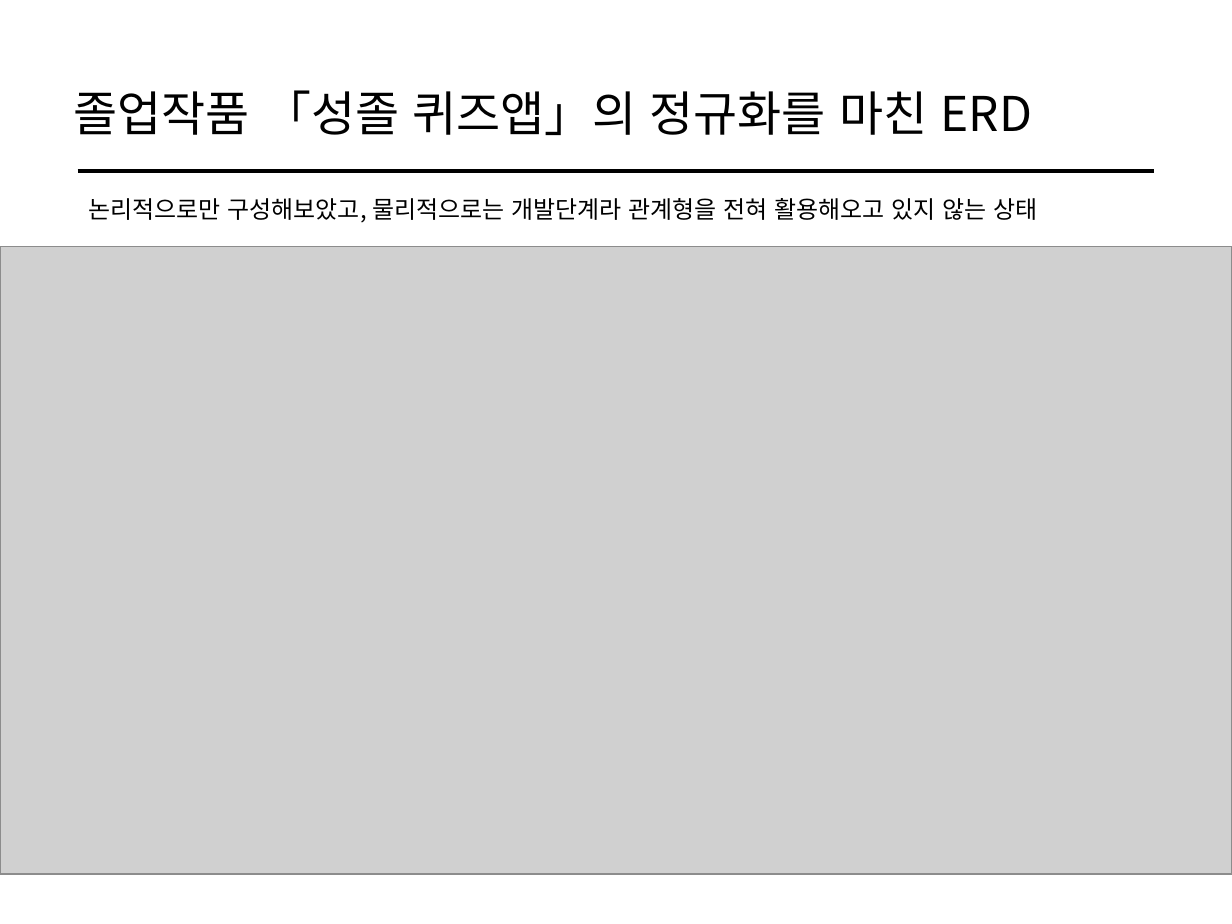
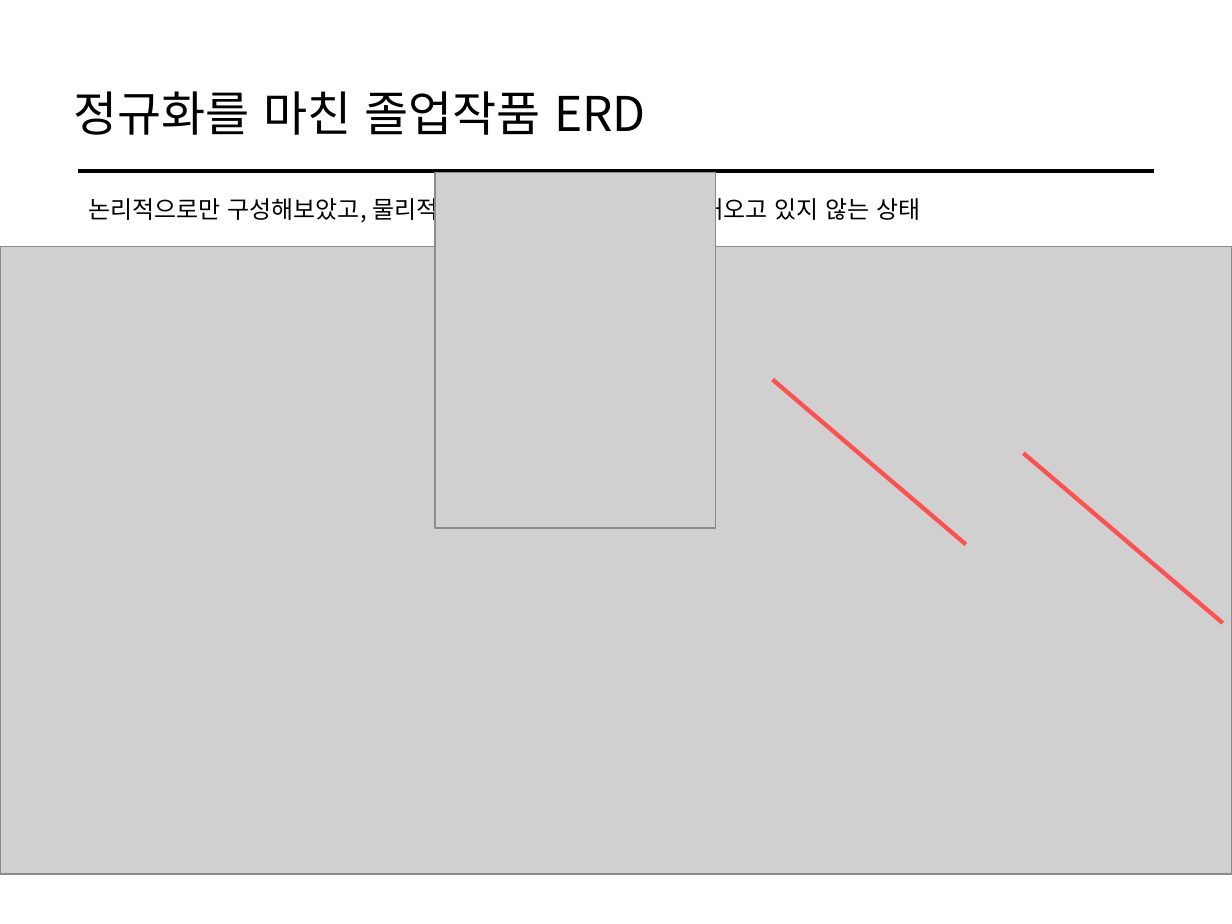
Before and after one commit to cs-study-org/cs-study, a slide deck: slide 13 of 21/yongki/TableDesign&Relations.pptx. Drawn at 1232x924 pixels with LibreOffice and Linux fonts; fonts in the diff are those of the drawing; grey boxes stand for pictures. Boxes give left, top, right and bottom in pixels: in the first picture for what was removed or moved away, otherwise in the second. Text is boxed around its words. In the diff, an @@ line names an element or a change of style, - is before the commit and + after.

```diff
--- a/21/yongki/TableDesign&Relations.pptx
+++ b/21/yongki/TableDesign&Relations.pptx
@@ title at (74, 91, 646, 135): text changed @@
-졸업작품 「성졸 퀴즈앱」의 정규화를 마친 ERD
+정규화를 마친 졸업작품 ERD
@@ picture added at (435, 172, 716, 529) @@
@@ text at (88, 194, 920, 225): text changed @@
-논리적으로만 구성해보았고, 물리적으로는 개발단계라 관계형을 전혀 활용해오고 있지 않는 상태
+논리적으로만 구성해보았고, 물리적으로는 관계형을 전혀 활용해오고 있지 않는 상태
@@ line added from (772, 379) to (966, 545), #FF5050 2.5 pt @@
@@ line added from (1024, 453) to (1223, 623), #FF5050 2.5 pt @@
```
Also in this commit, not shown: 3 other slides changed, 1 slide added, 2 slides removed, 1 other file.
